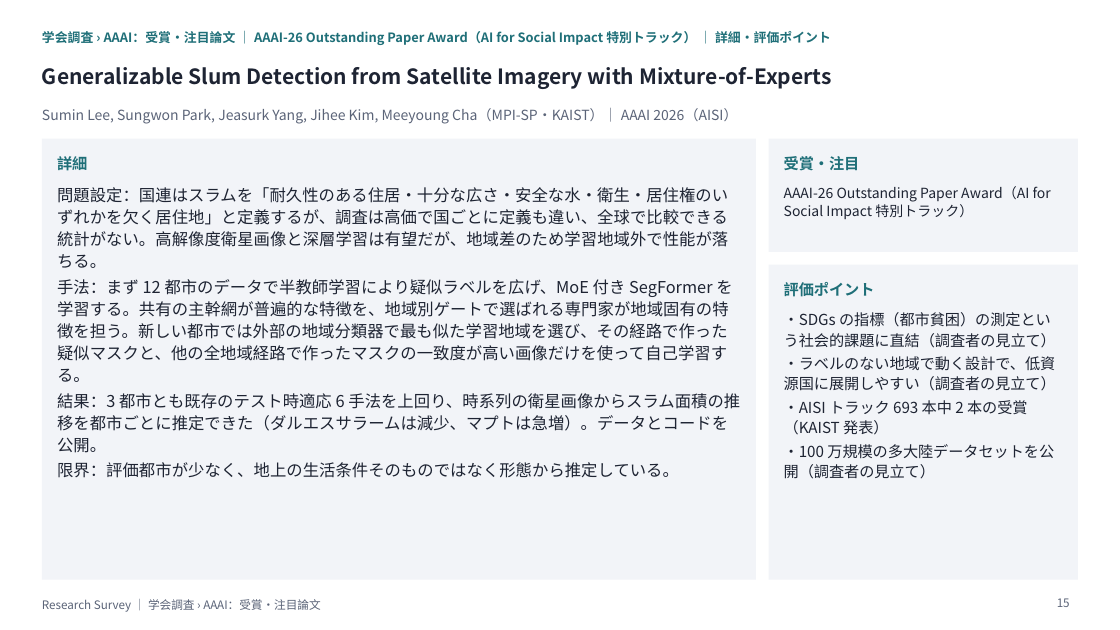
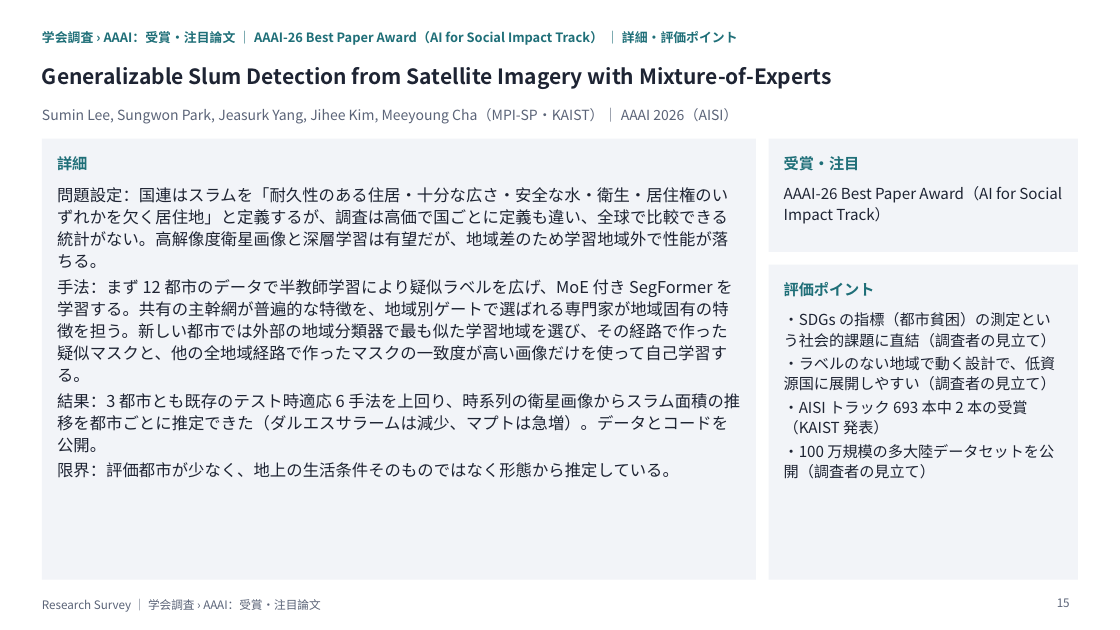
Before and after one commit to create-alt/researches, a slide deck: slide 15 of aaai/aaai.pptx. Drawn at 1120x630 pixels with LibreOffice and Linux fonts; fonts in the diff are those of the drawing. Boxes give left, top, right and bottom in pixels: in the first picture for what was removed or moved away, otherwise in the second. Text is boxed around its words. In the diff, an @@ line names an element or a change of style, - is before the commit and + after.

```diff
--- a/aaai/aaai.pptx
+++ b/aaai/aaai.pptx
@@ text at <box>42,31,738,45</box>: text changed @@
-学会調査 › AAAI：受賞・注目論文 ｜ AAAI-26 Outstanding Paper Award（AI for Social Impact 特別トラック） ｜ 詳細・評価ポイント
+学会調査 › AAAI：受賞・注目論文 ｜ AAAI-26 Best Paper Award（AI for Social Impact Track） ｜ 詳細・評価ポイント
@@ text at <box>784,186,1062,224</box>: text changed; size 12 to 13 pt @@
-AAAI-26 Outstanding Paper Award（AI for Social Impact 特別トラック）
+AAAI-26 Best Paper Award（AI for Social Impact Track）
```
Also in this commit, not shown: 4 other slides changed, 8 slides added, 9 other files.
